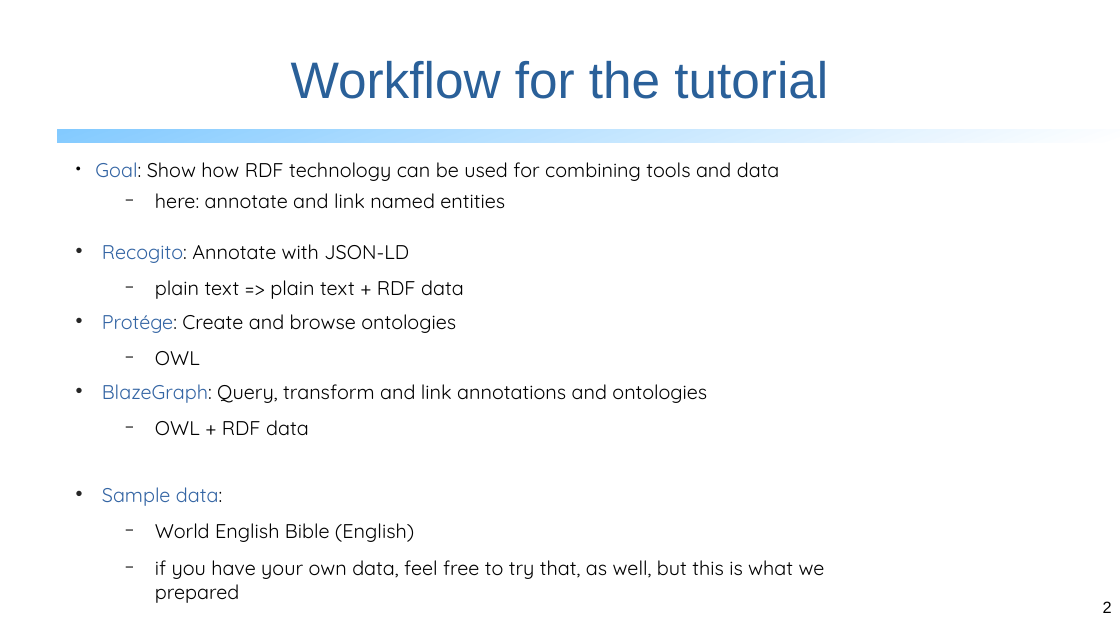
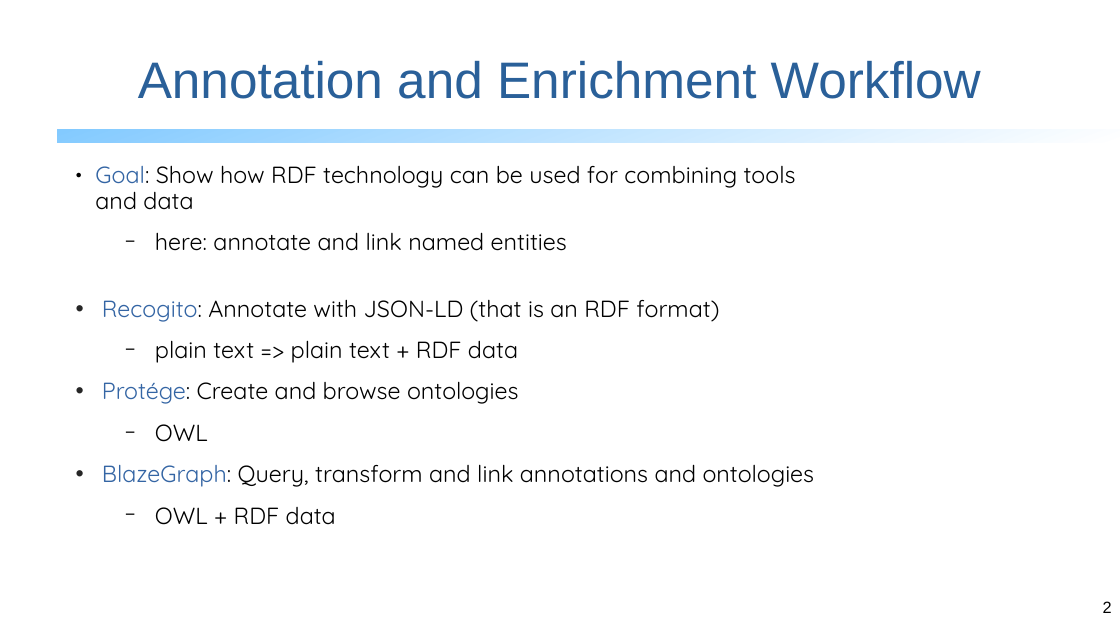
Before and after one commit to dh-tech/DH2022-workshop, a slide deck: slide 2 of slides/recogito.odp. Drawn at 1120x630 pixels with LibreOffice and Linux fonts; fonts in the diff are those of the drawing; background and template pictures are left out. Boxes give left, top, right and bottom in pixels: in the first picture for what was removed or moved away, otherwise in the second. Text is boxed around its words. In the diff, an @@ line names an element or a change of style, - is before the commit and + after.

Commit message:
recogito updates

```diff
--- a/slides/recogito.odp
+++ b/slides/recogito.odp
@@ title at (x1=138, y1=60, x2=981, y2=99): text changed @@
-Workflow for the tutorial
+Annotation and Enrichment Workflow
@@ text at (x1=95, y1=165, x2=815, y2=525): size 17 to 20 pt in "Goal: Show how RDF technology can be ...", "here: annotate and link named entities", "plain text => plain text + RDF ...", "Protége: Create and browse ontologies" and 3 more places; line spacing 0.7 to 0.9; line spacing 0.8 to 1 @@
@@ text at (x1=102, y1=300, x2=719, y2=322): text changed; size 17 to 20 pt @@
-• Recogito: Annotate with JSON-LD
+• Recogito: Annotate with JSON-LD (that is an RDF format)
@@ text at (x1=102, y1=487, x2=825, y2=603): paragraphs removed @@
-• Sample data:
-  − World English Bible (English)
-  − if you have your own data, feel free to try that, as well, but this is what we prepared
```
Also in this commit, not shown: 8 slides added.
